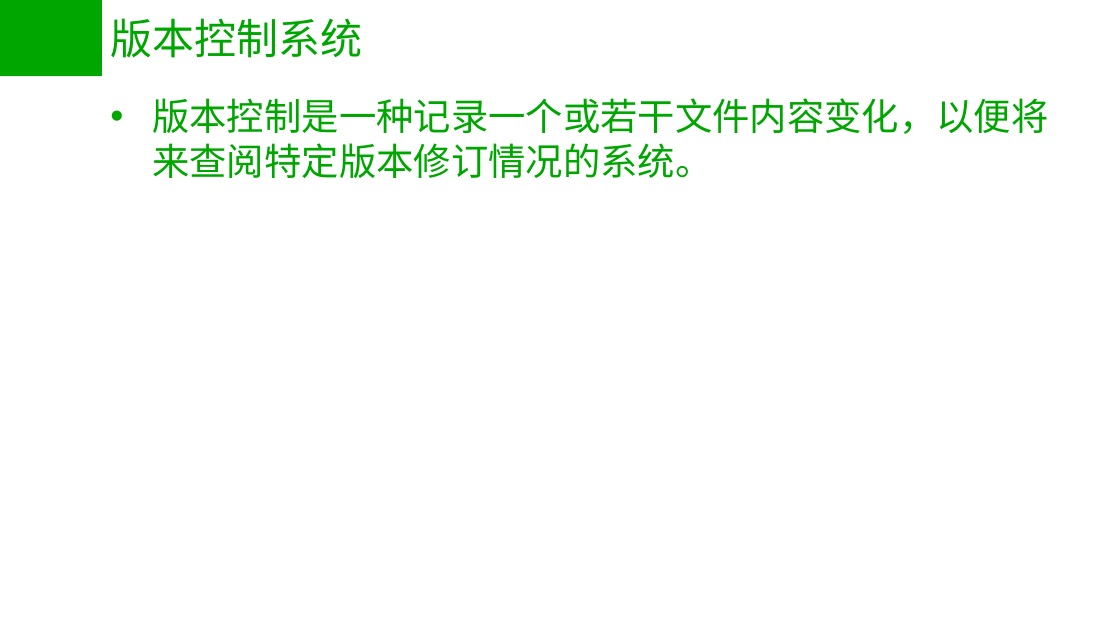
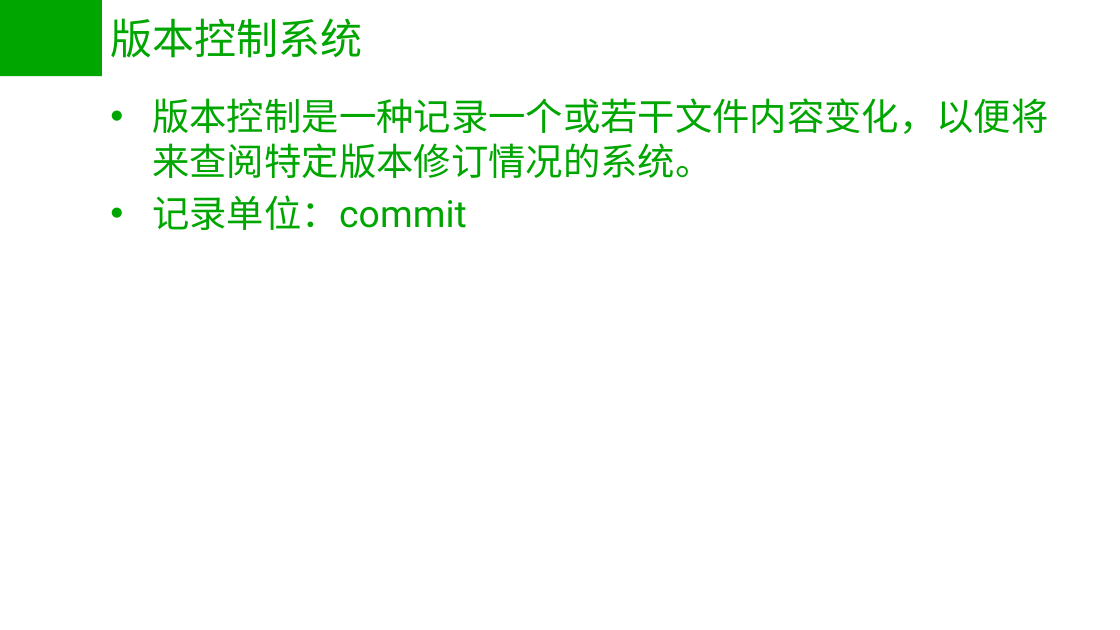
Before and after one commit to dannl/git_test, a slide deck: slide 2 of git.pptx. Drawn at 1120x630 pixels with LibreOffice and Linux fonts; fonts in the diff are those of the drawing. Boxes give left, top, right and bottom in pixels: in the first picture for what was removed or moved away, otherwise in the second. Text is boxed around its words. In the diff, an @@ line names an element or a change of style, - is before the commit and + after.

```diff
--- a/git.pptx
+++ b/git.pptx
@@ text at (152, 195, 466, 230): paragraph added @@
+• 记录单位：commit
```
Also in this commit, not shown: 3 other slides changed, 12 slides added, 1 slide removed.
